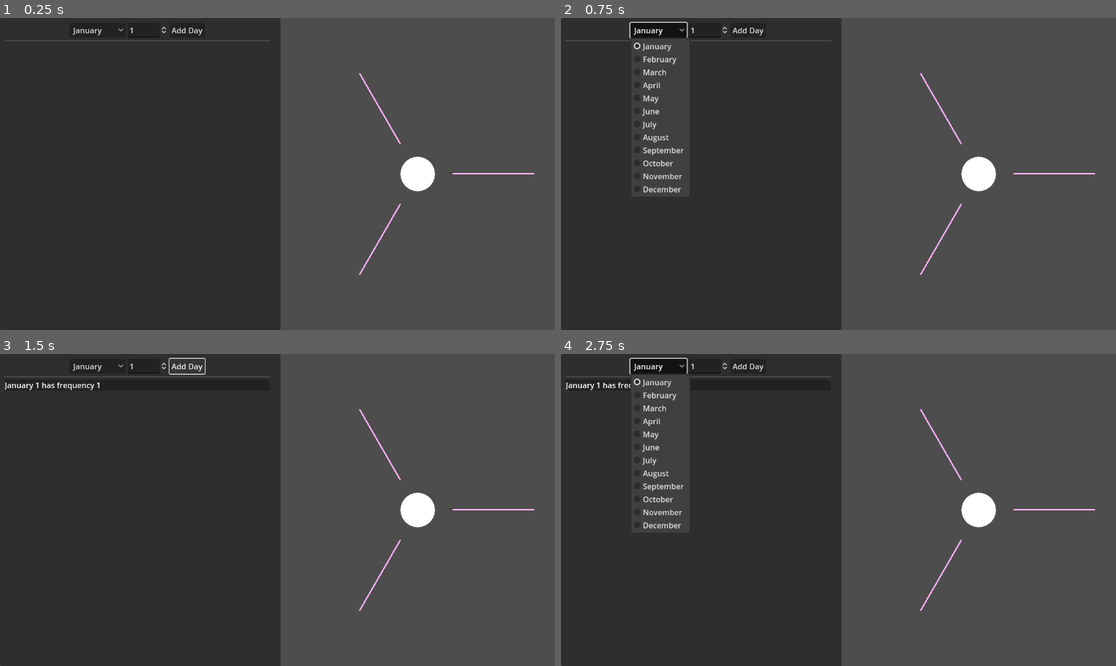
Above: before the commit, frames 1-4 (two rows, left to right).
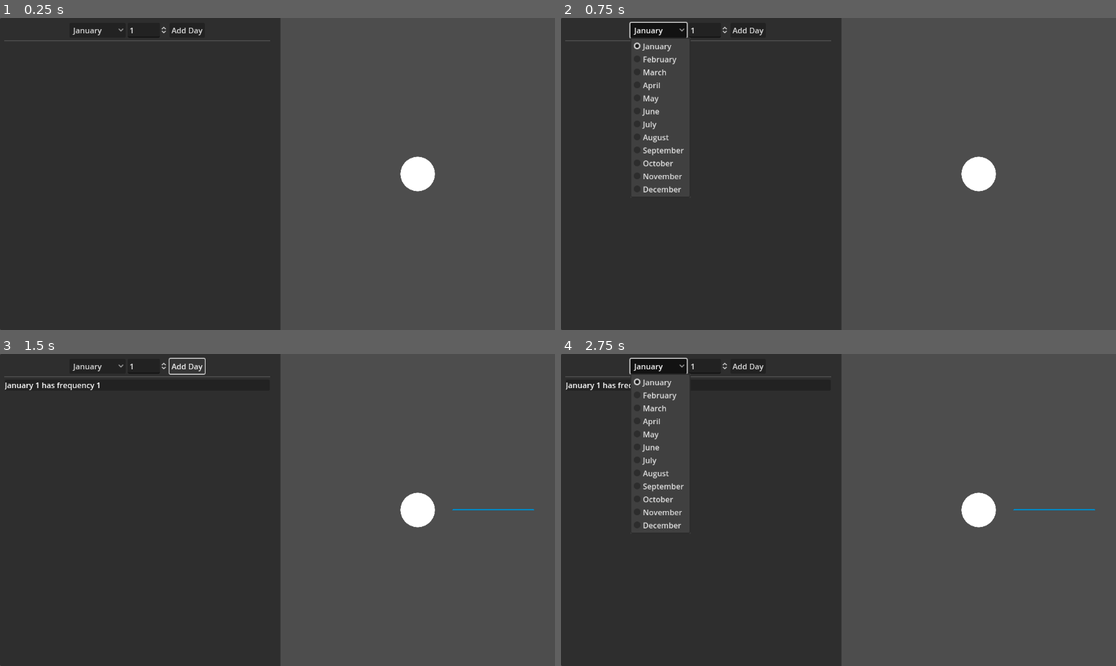
Above: after the commit, the same moments.

Repository: thecyberwraith/birthday-paradox
Game: Godot game, scene res://ui/main.tscn
Same seed, same stepped clock (60 frames per second), same inputs: the game is played once before the commit and once after it.
Inputs:
- Up to frame 1 (0.25 s): no input
- Up to frame 2 (0.75 s): click "January" at 0.5 s
- Up to frame 3 (1.5 s): click "Add Day" at 1.25 s
- Up to frame 4 (2.75 s): click "January" at 2 s

The runs differ from the first frame. In frame 1, 0.2% of the frame differs, in the area x 64-97%, y 17-83%; in frame 2, 0.2%; in frame 3, 0.2%; in frame 4, 0.2%.

Commit message:
Added improved visual on fancy display.
The color is now a gradient that is somewhat aligned with the season.
The length represents the relative probability of a future clash.

Diff:
--- a/data/CALENDAR.gd
+++ b/data/CALENDAR.gd
@@ -14,3 +14,19 @@
 	Month.new("November", "NOV", 30, 11),
 	Month.new("December", "DEC", 31, 12)
 ]
+
+var DAYS_IN_YEAR: int = 366
+
+## Takes a day from the standard calendar and returns the ratio
+## of its ordinal (count from Jan 1) to the end of the year (366 days).
+func day_to_float(day: Day) -> float:
+	var days: int = 0
+	for month in Months:
+		if day.month == month:
+			break
+
+		days += month.max_days
+
+	var value: float = (days + day.day - 1.0) / DAYS_IN_YEAR
+
+	return value
--- a/project.godot
+++ b/project.godot
@@ -22,3 +22,4 @@
 [rendering]
 
 renderer/rendering_method="mobile"
+anti_aliasing/quality/msaa_2d=1
--- a/ui/fancy_date_2d_scene.gd
+++ b/ui/fancy_date_2d_scene.gd
@@ -7,8 +7,14 @@
 		radius = value
 		_on_radius_changed()
 
+var ray_length: float:
+	get:
+		return 0.6 * radius
+
 @onready var center: Sprite2D = $CenterCircle
 @onready var days: Node2D = $Days
+
+@export var day_gradient: Gradient
 
 func _on_radius_changed() -> void:
 	var center_diameter = 0.25 * radius
@@ -16,24 +22,27 @@
 	center.scale.x = factor
 	center.scale.y = factor
 
+
+## Takes an iterable of days and produces a ray for each.
+func populate_day_rays(new_days, counts):
 	for child in days.get_children():
 		child.queue_free()
 
-	var ray_length = 0.6 * radius
+	if new_days.size() == 0:
+		return
 
-	const DAYS = 3
-	for i in DAYS:
-		var ray = FancyDateDayRay.new(3, 3, ray_length)
+	var max_days = counts[new_days[0]._to_string()]
 
-		var angle = 2*PI*i/DAYS
+	for day in new_days:
+		var length: int = int(1.0 * counts[day._to_string()] / max_days * ray_length)
+		var ray: FancyDateDayRay = FancyDateDayRay.new(3, 3, length)
+		ray.color = day_gradient.sample(CALENDAR.day_to_float(day))
+		ray.antialiased = true
+		var angle = 2*PI*CALENDAR.day_to_float(day)
 		ray.rotate(angle)
 		ray.translate(Vector2.from_angle(angle) * radius * 0.25)
 
 		days.add_child(ray)
 
-## Takes an iterable of days and produces a ray for each.
-func populate_day_rays(new_days, counts):
-	print("Here come the days.")
-
 func _ready() -> void:
 	_on_radius_changed()
--- a/ui/fancy_date_2d_scene.tscn
+++ b/ui/fancy_date_2d_scene.tscn
@@ -1,15 +1,19 @@
-[gd_scene load_steps=3 format=3 uid="uid://dto5552utxr65"]
+[gd_scene load_steps=4 format=3 uid="uid://dto5552utxr65"]
 
 [ext_resource type="Script" path="res://ui/fancy_date_2d_scene.gd" id="1_0wbq4"]
 [ext_resource type="Texture2D" uid="uid://deqxqmd3k36x8" path="res://images/circle.png" id="1_qanfj"]
 
+[sub_resource type="Gradient" id="Gradient_ecusg"]
+offsets = PackedFloat32Array(0, 0.247126, 0.517241, 0.770115, 1)
+colors = PackedColorArray(7.70092e-07, 0.526338, 0.755548, 1, 0.0959535, 0.519249, 0.165317, 1, 1, 0.212816, 0.158403, 1, 0.913725, 0.560784, 0, 1, 0, 0.52549, 0.756863, 1)
+
 [node name="FancyDate2DScene" type="Node2D"]
 script = ExtResource("1_0wbq4")
+day_gradient = SubResource("Gradient_ecusg")
 
 [node name="Camera2D" type="Camera2D" parent="."]
 
 [node name="Days" type="Node2D" parent="."]
-modulate = Color(1, 0.688537, 0.98802, 1)
 
 [node name="CenterCircle" type="Sprite2D" parent="."]
 texture = ExtResource("1_qanfj")
--- a/ui/fancy_date_display.gd
+++ b/ui/fancy_date_display.gd
@@ -13,4 +13,4 @@
 	connect("resized", set_radius)
 
 func populate_days(days, counts) -> void:
-	pass
+	dateScene.populate_day_rays(days, counts)
--- a/ui/fancy_date_display.tscn
+++ b/ui/fancy_date_display.tscn
@@ -16,6 +16,7 @@
 [node name="SubViewport" type="SubViewport" parent="."]
 disable_3d = true
 handle_input_locally = false
+msaa_2d = 1
 size = Vector2i(1152, 648)
 render_target_update_mode = 4
 
Not shown, changed: README.md
